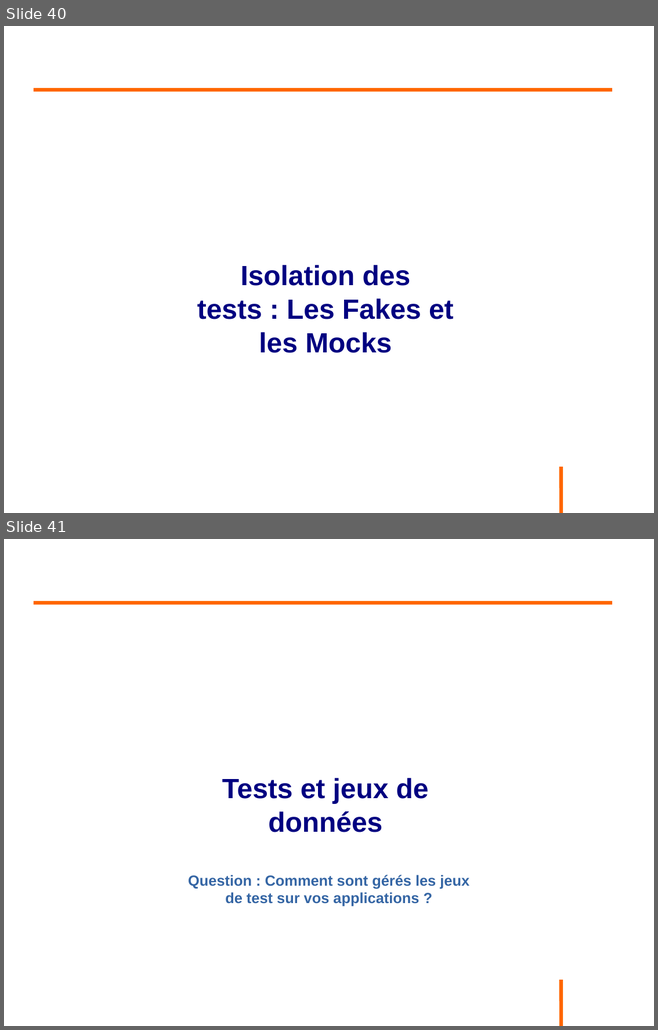
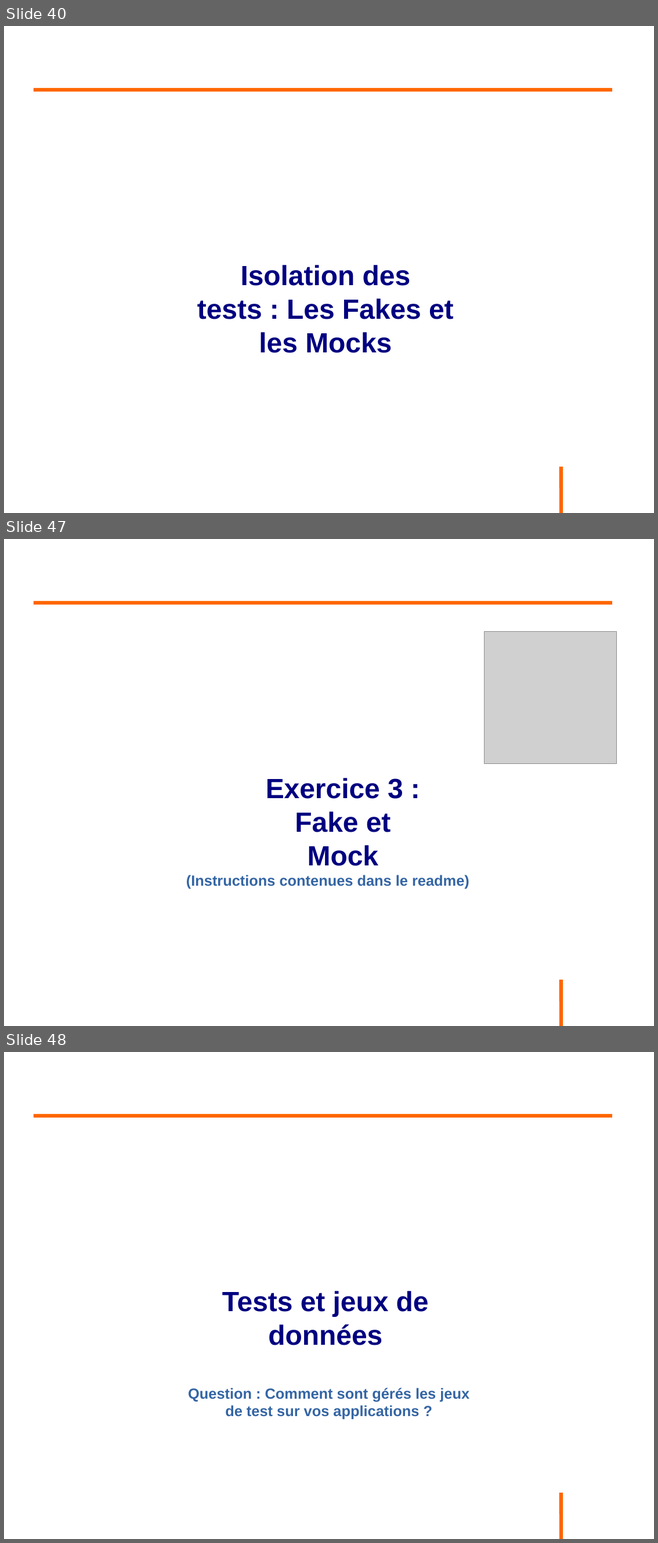
Before and after one commit to philphils/tests-unitaires-et-moins-unitaires, a slide deck: tests-unitaires-cours/nouveauDiapo/diapo_tests_unitaires.odp. Shown one above the other, each under a label of ours: slides 40 and 41 before the commit, slides 40, 47 and 48 after it; the slides between them are not shown. The pictures are 658x1030 and 658x1543 pixels, drawn with LibreOffice and Linux fonts; fonts in the diff are those of the drawing; grey boxes stand for pictures; background and template pictures are left out. Boxes give left, top, right and bottom in pixels: in the first picture for what was removed or moved away, otherwise in the second. Text is boxed around its words. In the diff, an @@ line names an element or a change of style, - is before the commit and + after.

Commit message:
Diapo partie fake mock

```diff
--- a/tests-unitaires-cours/nouveauDiapo/diapo_tests_unitaires.odp
+++ b/tests-unitaires-cours/nouveauDiapo/diapo_tests_unitaires.odp
@@ slide 47 added at [4,539,654,1026], background #FFFFFF; not listed: 1 template element that a slide beside it also shows @@
@@ line added from (34, 603) to (612, 603), #FF6600 4.54 pt @@
@@ picture added at [484,632,616,763] @@
@@ text added at [266,778,403,866], 34 pt, text #000080, bold @@
+Exercice 3 : Fake et Mock
@@ text added at [186,875,469,889], 18 pt, text #3465A4, bold @@
+(Instructions contenues dans le readme)
@@ what was slide 41 is now slide 48 @@
```
Also in this commit, not shown: 6 other slides added.
